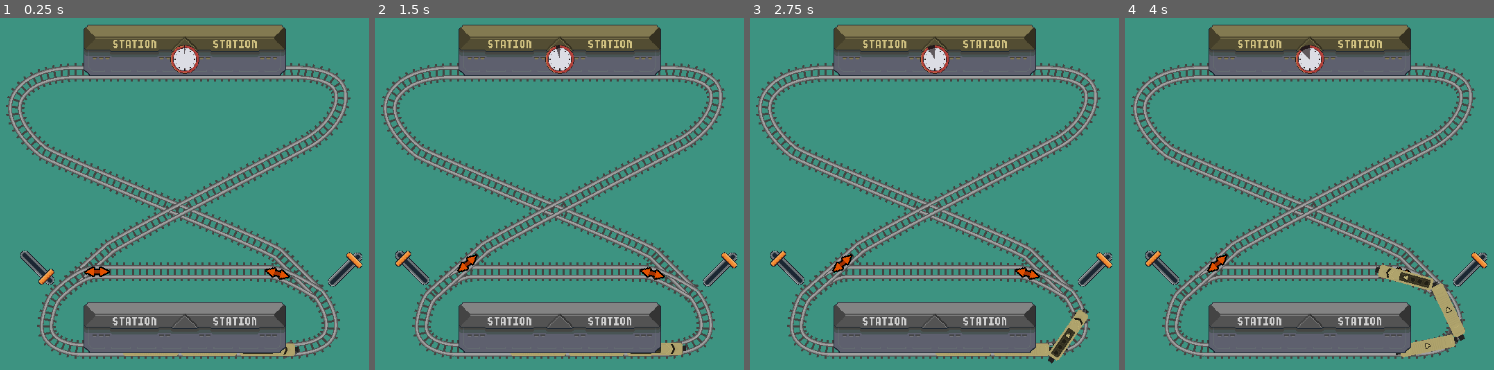
Above: before the commit, frames 1-4 (left to right).
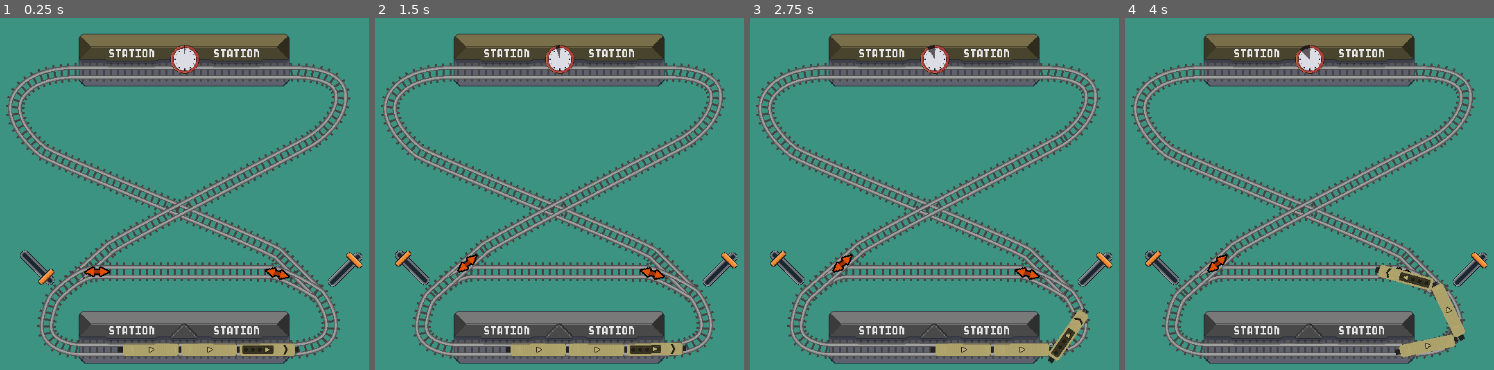
Above: after the commit, the same moments.

Repository: dsg-jam/ld54-game
Game: Godot game, scene res://scenes/Level1.tscn
Two runs of this game, one before a commit and one after it. Both use one fixed random seed, a clock stepped at 60 frames per second and the inputs below.
Inputs (mouse positions are in pixels of both pictures, inside the frame that each line leads up to):
- Up to frame 1 (0.25 s): no input
- Up to frame 2 (1.5 s): click (411, 267) at 0.52 s
- Up to frame 3 (2.75 s): hold Space (brake) from 2.03 s (still down)
- Up to frame 4 (4 s): release Space (brake) at 2.78 s

The runs differ from the first frame. In frame 1, 14% of the frame differs, in the area x 21-79%, y 1-99%; in frame 2, 14%; in frame 3, 14%; in frame 4, 13%.

Commit message:
change station design

Diff:
--- a/prefabs/TrainStation.tscn
+++ b/prefabs/TrainStation.tscn
@@ -1,15 +1,17 @@
-[gd_scene load_steps=14 format=3 uid="uid://ctghq2lknpslx"]
+[gd_scene load_steps=16 format=3 uid="uid://ctghq2lknpslx"]
 
 [ext_resource type="Script" path="res://scripts/TrainStation.gd" id="1_g3ngn"]
 [ext_resource type="PackedScene" uid="uid://d1xy67euifbh6" path="res://prefabs/Track.tscn" id="1_pb151"]
-[ext_resource type="Texture2D" uid="uid://bc73x8bg86g7f" path="res://assets/station_color_part.png" id="3_okpuv"]
+[ext_resource type="Texture2D" uid="uid://b5d3bxjxvwi8b" path="res://assets/station_floor.png" id="3_i71g5"]
 [ext_resource type="Texture2D" uid="uid://b8ubdw533cysf" path="res://assets/station_clock_under.png" id="4_1axqq"]
-[ext_resource type="Texture2D" uid="uid://bepembms0s704" path="res://assets/station_static.png" id="4_rrfcl"]
+[ext_resource type="Texture2D" uid="uid://bxxyaa3lw2b76" path="res://assets/station_roof.png" id="4_25ilx"]
 [ext_resource type="Texture2D" uid="uid://c2udkkfuwbis0" path="res://assets/warn.png" id="5_evrpx"]
 [ext_resource type="Texture2D" uid="uid://bqcykde5yiya" path="res://assets/station_clock_progress.png" id="5_iadev"]
+[ext_resource type="Texture2D" uid="uid://dxiy1j5xrj527" path="res://assets/station_roof_static.png" id="5_jboeq"]
 [ext_resource type="Script" path="res://scripts/RotateWithCamera.gd" id="5_kntof"]
+[ext_resource type="Texture2D" uid="uid://cye07fj4ea710" path="res://assets/station_shadow.png" id="6_ep006"]
 
-[sub_resource type="Curve2D" id="Curve2D_c0bfu"]
+[sub_resource type="Curve2D" id="Curve2D_l7rdt"]
 resource_local_to_scene = true
 _data = {
 "points": PackedVector2Array(0, 0, 0, 0, 2.08165e-12, 2.08165e-12, 0, 0, 0, 0, 300, 0)
@@ -77,20 +79,26 @@
 }
 
 [node name="Body" type="Node2D" parent="."]
-z_index = 10
-position = Vector2(1, -77)
+position = Vector2(150, -18)
 
-[node name="Station" type="Sprite2D" parent="Body"]
-z_index = 10
-position = Vector2(150, 45)
-scale = Vector2(1.15, 1.15)
-texture = ExtResource("3_okpuv")
+[node name="Floor" type="Sprite2D" parent="Body"]
+scale = Vector2(1.2, 1.2)
+texture = ExtResource("3_i71g5")
 
-[node name="StationStatic" type="Sprite2D" parent="Body"]
-z_index = 10
-position = Vector2(150, 45)
-scale = Vector2(1.15, 1.15)
-texture = ExtResource("4_rrfcl")
+[node name="Roof" type="Sprite2D" parent="Body"]
+z_index = 20
+scale = Vector2(1.2, 1.2)
+texture = ExtResource("4_25ilx")
+
+[node name="RoofStatic" type="Sprite2D" parent="Body"]
+z_index = 21
+scale = Vector2(1.2, 1.2)
+texture = ExtResource("5_jboeq")
+
+[node name="Shadow" type="Sprite2D" parent="Body"]
+z_index = 20
+scale = Vector2(1.2, 1.2)
+texture = ExtResource("6_ep006")
 
 [node name="Clock" type="Node2D" parent="."]
 z_index = 100
@@ -118,7 +126,6 @@
 texture_progress = ExtResource("5_iadev")
 
 [node name="Warn" type="Sprite2D" parent="Clock"]
-modulate = Color(1, 1, 1, 0)
 z_index = 12
 position = Vector2(28, -26)
 texture = ExtResource("5_evrpx")
--- a/scripts/TrainStation.gd
+++ b/scripts/TrainStation.gd
@@ -6,7 +6,7 @@
 
 @onready var _timer: Timer = $Timer
 @onready var _anim_player: AnimationPlayer = $AnimationPlayer
-@onready var _station_sprite: Sprite2D = $Body/Station
+@onready var _station_sprite: Sprite2D = $Body/Roof
 @onready var _progress: TextureProgressBar = $Clock/TextureProgressBar
 @onready var _warn_indicator: Sprite2D = $Clock/Warn
 @onready var _reset_color: Color = self._station_sprite.modulate
Binary file added: assets/station_floor.png
Not shown, added: assets/station_floor.png.import
Binary file added: assets/station_roof.png
Not shown, added: assets/station_roof.png.import
Binary file added: assets/station_roof_static.png
Not shown, added: assets/station_roof_static.png.import
Binary file added: assets/station_shadow.png
Not shown, added: assets/station_shadow.png.import
Not shown: 1 places in prefabs/TrainStation.tscn that only renumber resources
